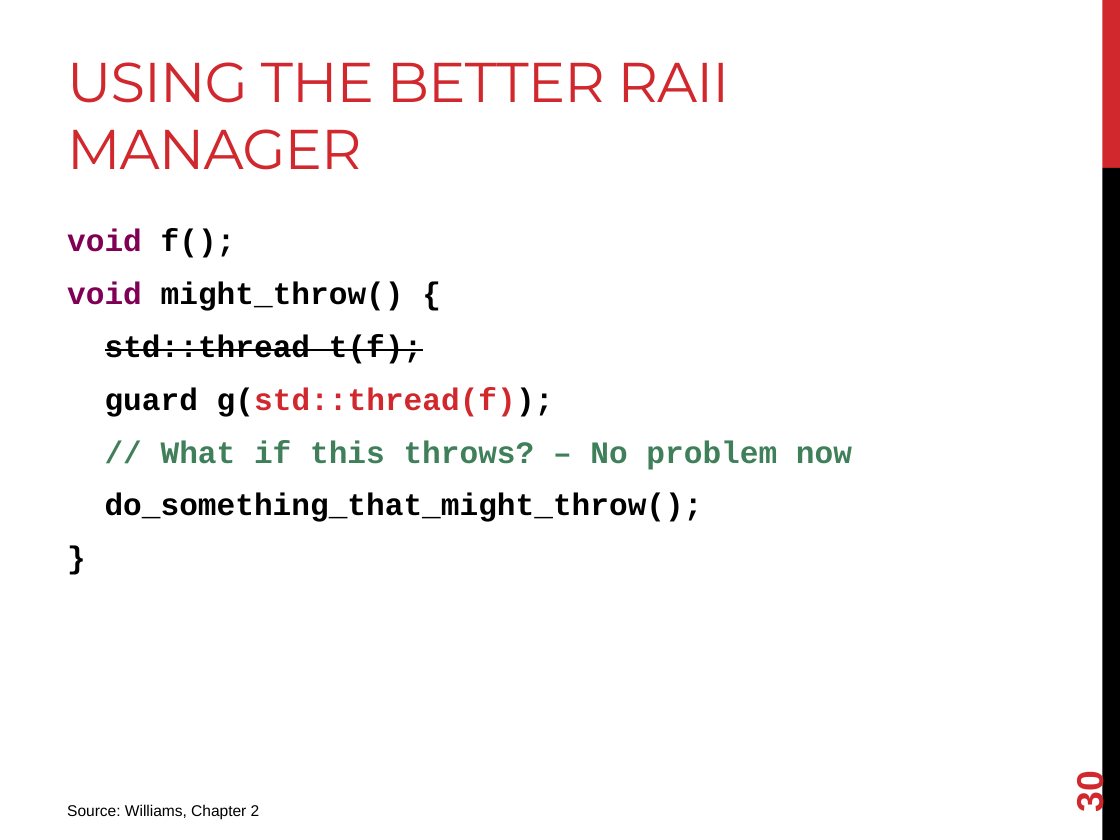
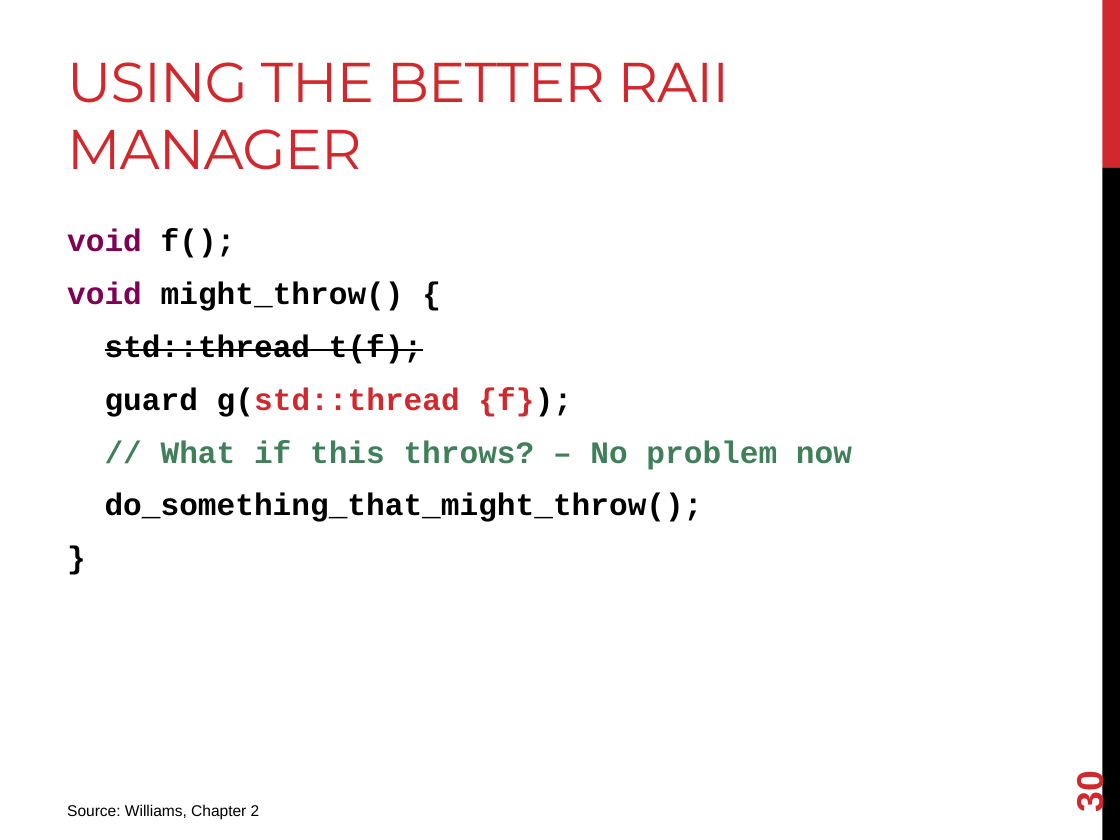
Before and after one commit to joshpeterson/DevelopingConcurrentSoftware, a slide deck: slide 30 of Lectures/Threads/Threads.pptx. Drawn at 1120x840 pixels with LibreOffice and Linux fonts; fonts in the diff are those of the drawing. Boxes give left, top, right and bottom in pixels: in the first picture for what was removed or moved away, otherwise in the second. Text is boxed around its words. In the diff, an @@ line names an element or a change of style, - is before the commit and + after.

Commit message:
Make two corrections to the code
- Avoid C++'s most vexing parse
- Add a missing ! on the if check in the guard constructor

```diff
--- a/Lectures/Threads/Threads.pptx
+++ b/Lectures/Threads/Threads.pptx
@@ text at (105, 387, 572, 417): text changed @@
-guard g(std::thread(f));
+guard g(std::thread {f});
```
Also in this commit, not shown: 1 other slide changed.
